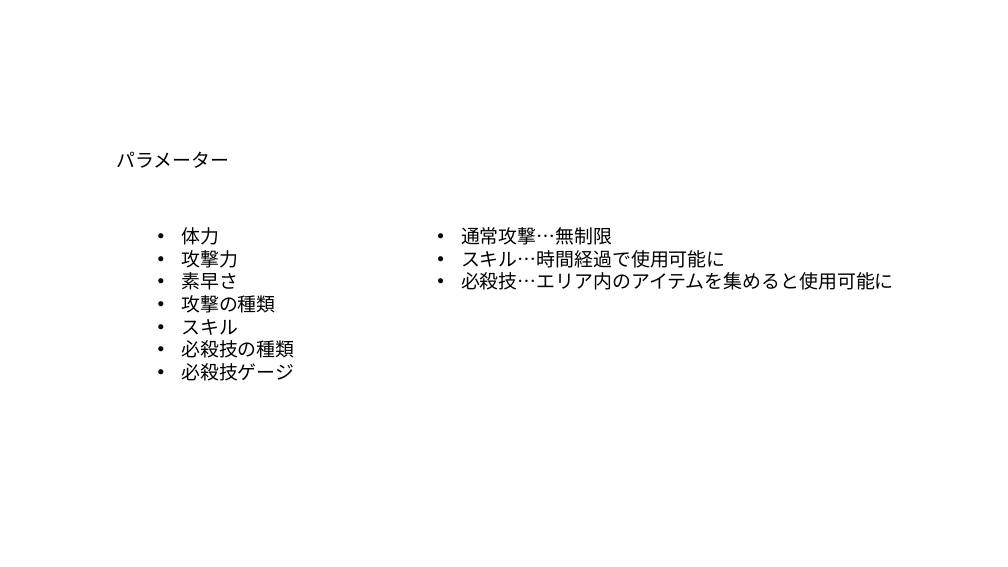
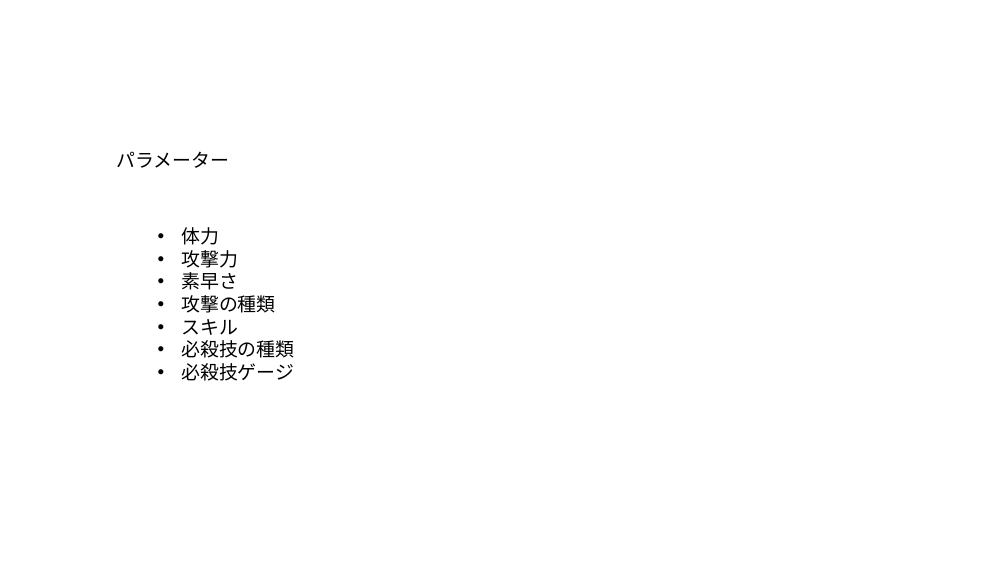
Before and after one commit to soushi1116/Employment, a slide deck: slide 1 of 仕様書/キャラクター.pptx. Drawn at 1008x567 pixels with LibreOffice and Linux fonts; fonts in the diff are those of the drawing. Boxes give left, top, right and bottom in pixels: in the first picture for what was removed or moved away, otherwise in the second. Text is boxed around its words. In the diff, an @@ line names an element or a change of style, - is before the commit and + after.

```diff
--- a/仕様書/キャラクター.pptx
+++ b/仕様書/キャラクター.pptx
@@ text removed at [461, 227, 894, 290] @@
-• 通常攻撃…無制限
-• スキル…時間経過で使用可能に
-• 必殺技…エリア内のアイテムを集めると使用可能に
```
Also in this commit, not shown: 2 other files.
